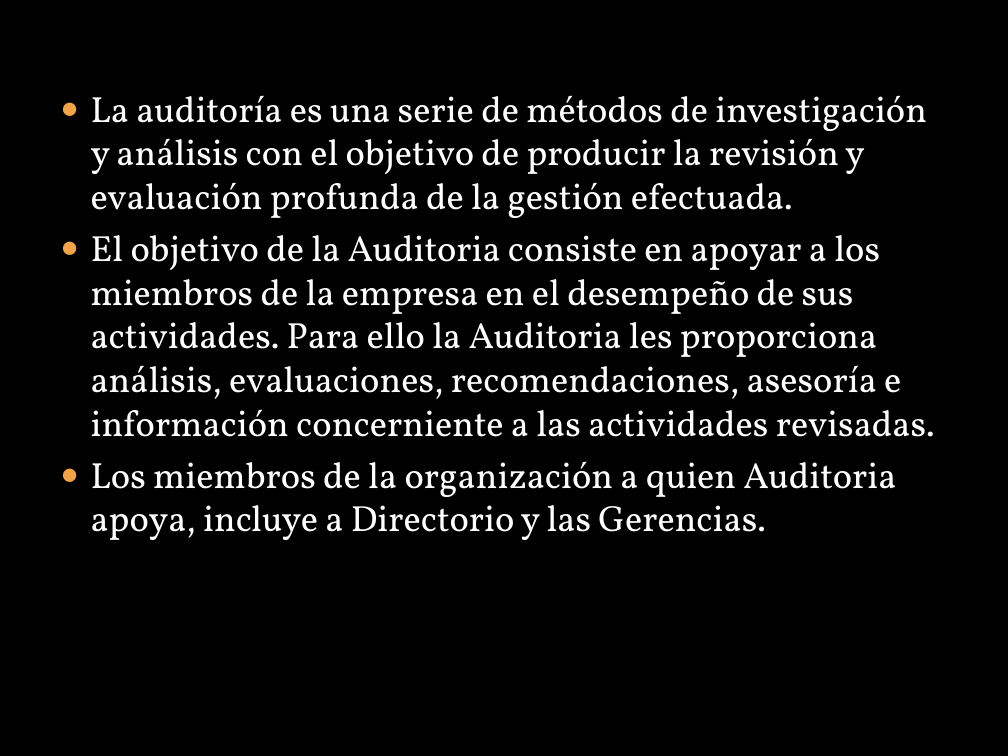
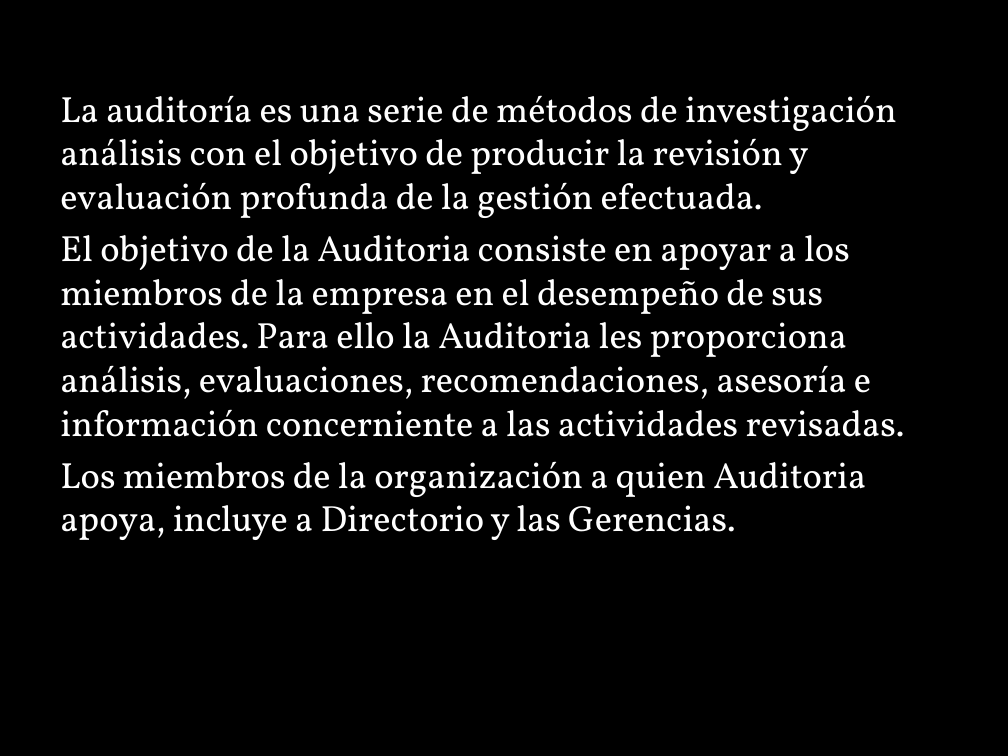
Before and after one commit to lc850/auditoria, a slide deck: slide 6 of HECTOR.pptx (slide 3 before the commit). Drawn at 1008x756 pixels with LibreOffice and Linux fonts; fonts in the diff are those of the drawing; background and template pictures are left out. Boxes give left, top, right and bottom in pixels: in the first picture for what was removed or moved away, otherwise in the second. Text is boxed around its words. In the diff, an @@ line names an element or a change of style, - is before the commit and + after.

```diff
--- a/HECTOR.pptx
+++ b/HECTOR.pptx
@@ text at (x1=60, y1=95, x2=897, y2=218): text changed @@
-● La auditoría es una serie de métodos de investigación y análisis con el objetivo de producir la revisión y evaluación profunda de la gestión efectuada.
+La auditoría es una serie de métodos de investigación análisis con el objetivo de producir la revisión y evaluación profunda de la gestión efectuada.
@@ text at (x1=60, y1=235, x2=905, y2=540): bullet ● to none @@
```
Also in this commit, not shown: 3 other slides changed, 3 slides added.
